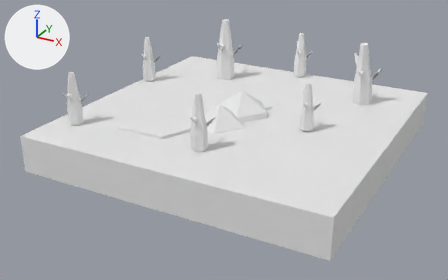
The OBJ model Models/2_2.obj, before and after one commit.
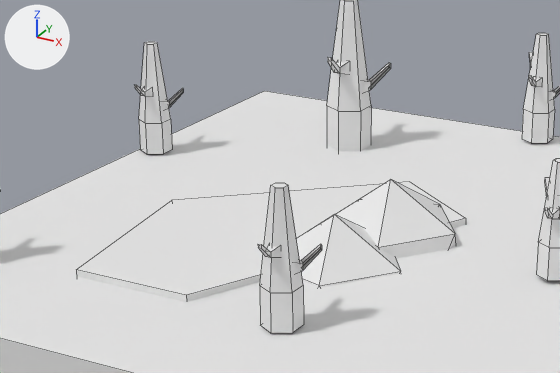
There are two pictures of each version: one whole from a camera (50 mm lens) standing at (1.764, -3.451, 1.619) and looking at (-0.056, -0.143, -0.035), one close up on the part from 20% to 69% of the width and 7% to 60% of the height. Every picture has the same lights, and +X, +Y and +Z are marked at upper left. The close-ups show mesh edges as thin lines. Where no turn or scale is listed for an object, it has been applied to the vertices.

The first close-up shows 'Red_Tile_2.001'.
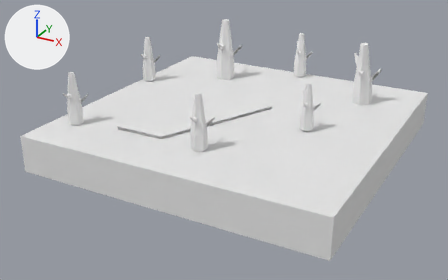
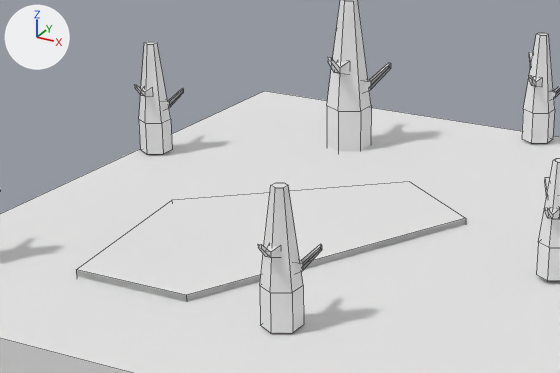
Scene script edits in JSON lines:
```json
{"block": "me_red_tile_2_001", "where": "me_red_tile_2_001.from_pydata(...)  # 420 vertices, 333 faces; spans x -1.01..1.0, y -1.0..1.0, z -0.18..0.57"}
{"block": "me_red_tile_2_001", "where": "# used by ob_red_tile_2_001; location = (0.0, 0.0, 0.0)"}
{"block": "me_red_tile_2_001", "where": "# verts and faces of me_red_tile_2_001; kept vertices keep their numbers, new ones are numbered from 420"}
{"block": "me_red_tile_2_001", "where": "# before: 332 (-0.12, 0.35, 0.14) at pixel (409, 181), 334 (0.14, 0.16, 0.14) at pixel (465, 218), 336 (-0.22, -0.63, 0.14) at pixel (186, 295), 338 (-0.54, -0.63, 0.14) at pixel (76, 269), 340 (-0.62, -0.1, 0.14) at pixel (171, 200)"}
{"block": "me_red_tile_2_001", "change": "me_red_tile_2_001 part 1: the loose piece of 12 vertices spanning x -0.23..0.14, y -0.4..-0.04, z -0.18..0.24 is deleted"}
{"block": "me_red_tile_2_001", "change": "me_red_tile_2_001 part 2: the loose piece of 12 vertices spanning x -0.19..0.19, y -0.18..0.18, z -0.15..0.27 is deleted"}
{"block": "me_red_tile_2_001", "change": "me_red_tile_2_001 part 3"}
{"op": "add", "block": "me_red_tile_2_001", "code": "delete_faces([(332, 334, 336, 338, 340)])"}
{"op": "add", "block": "me_red_tile_2_001", "code": "faces += [(332, 340, 338, 336, 334)]"}
```

Where the change shows, as pixel boxes [x1, y1, x2, y2] in the close-ups (560 x 373 px; the box of a moved part takes in the faces that stretch with it):
```json
{"part": 1, "of": "me_red_tile_2_001", "change": "deleted", "before": [296, 214, 401, 287]}
{"part": 2, "of": "me_red_tile_2_001", "change": "deleted", "before": [335, 179, 456, 259]}
{"part": 3, "of": "me_red_tile_2_001", "change": "moved or reshaped", "before": [77, 182, 465, 295], "after": [77, 182, 465, 295]}
```
